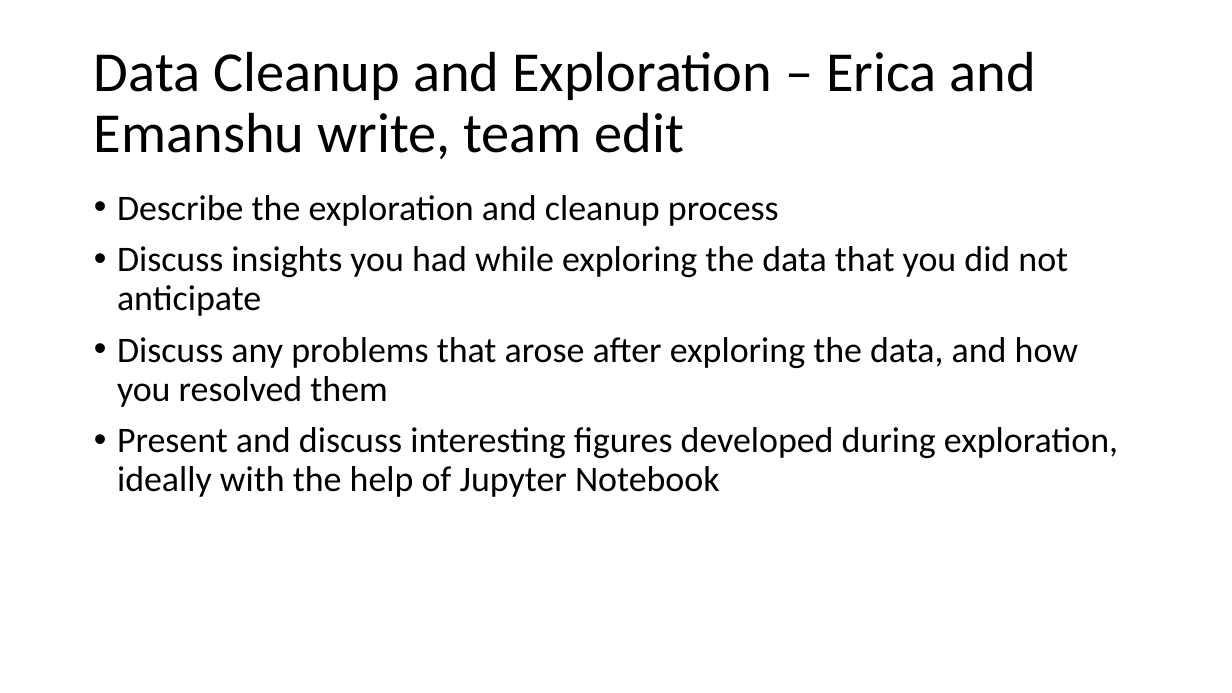
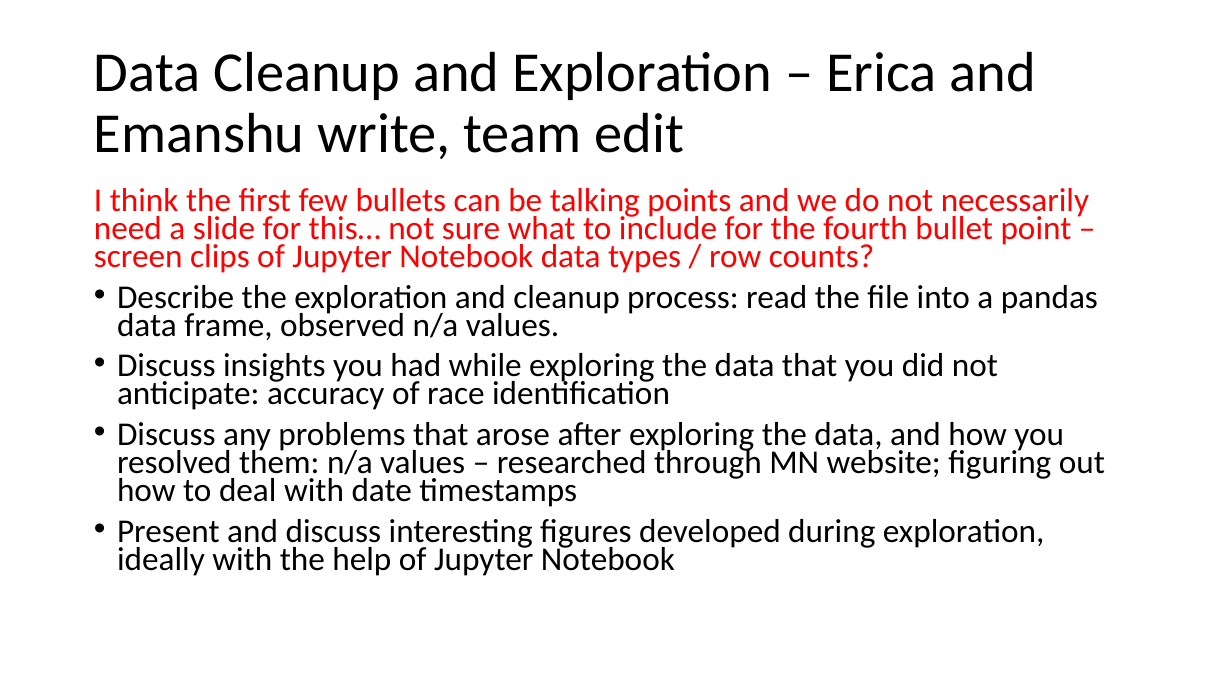
Before and after one commit to elu267/Project_GroupF, a slide deck: slide 4 of Group_F_Minneapolis Police Stops Presentation.pptx. Drawn at 1232x693 pixels with LibreOffice and Linux fonts; fonts in the diff are those of the drawing. Boxes give left, top, right and bottom in pixels: in the first picture for what was removed or moved away, otherwise in the second. Text is boxed around its words. In the diff, an @@ line names an element or a change of style, - is before the commit and + after.

```diff
--- a/Group_F_Minneapolis Police Stops Presentation.pptx
+++ b/Group_F_Minneapolis Police Stops Presentation.pptx
@@ text at (94, 188, 1105, 507): text changed; size 28 to 25.9 pt @@
-• Describe the exploration and cleanup process
-• Discuss insights you had while exploring the data that you did not anticipate
-• Discuss any problems that arose after exploring the data, and how you resolved them
+I think the first few bullets can be talking points and we do not necessarily need a slide for this… not sure what to include for the fourth bullet point – screen clips of Jupyter Notebook data types / row counts?
+• Describe the exploration and cleanup process: read the file into a pandas data frame, observed n/a values.
+• Discuss insights you had while exploring the data that you did not anticipate: accuracy of race identification
+• Discuss any problems that arose after exploring the data, and how you resolved them: n/a values – researched through MN website; figuring out how to deal with date timestamps
@@ text at (117, 519, 1044, 576): size 28 to 25.9 pt in "Present and discuss interesting figures developed during ..."; line spacing 0.9 to 0.7 @@
```
Also in this commit, not shown: 3 other slides changed.
